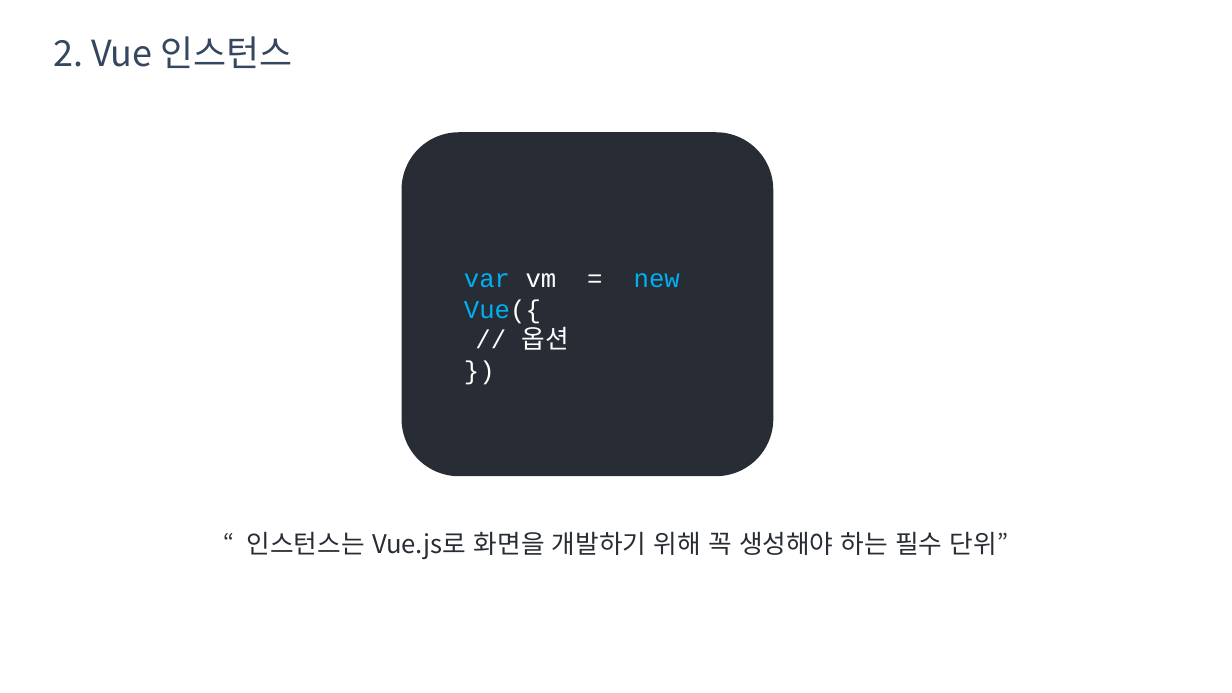
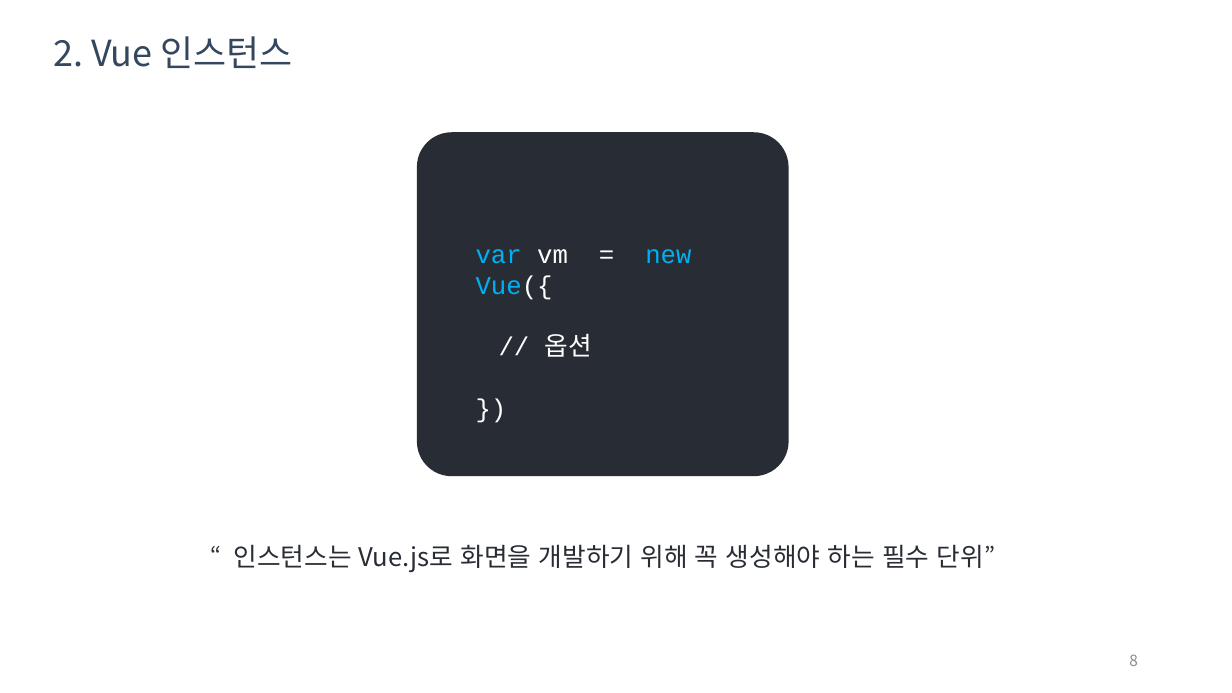
Before and after one commit to raheego/vue-todolist, a slide deck: slide 8 of 역량강화_vuejs_grh.pptx (slide 9 before the commit). Drawn at 1232x693 pixels with LibreOffice and Linux fonts; fonts in the diff are those of the drawing. Boxes give left, top, right and bottom in pixels: in the first picture for what was removed or moved away, otherwise in the second. Text is boxed around its words. In the diff, an @@ line names an element or a change of style, - is before the commit and + after.

```diff
--- a/역량강화_vuejs_grh.pptx
+++ b/역량강화_vuejs_grh.pptx
@@ rounded rectangle: place and size @@
-rounded rectangle at bbox=[402, 132, 774, 476]
+rounded rectangle at bbox=[417, 132, 788, 476]
@@ rounded rectangle at bbox=[417, 132, 788, 476]: proportions changed @@
@@ text at bbox=[476, 249, 691, 357]: text changed @@
-var vm = new Vue({
-// 옵션
-})
+var vm = new Vue({
+// 옵션
+})
@@ text "“인스턴스는 Vue.js로 화면을 개발하기 위해 ...": place and size @@
-text "“인스턴스는 Vue.js로 화면을 개발하기 위해 ..." at bbox=[247, 531, 997, 559]
+text "“인스턴스는 Vue.js로 화면을 개발하기 위해 ..." at bbox=[233, 544, 984, 572]
@@ page number added at bbox=[1129, 654, 1138, 666], 12 pt, text #8C8C8C @@
+8
```
Also in this commit, not shown: 33 other slides changed, 13 slides added, 6 slides removed.
